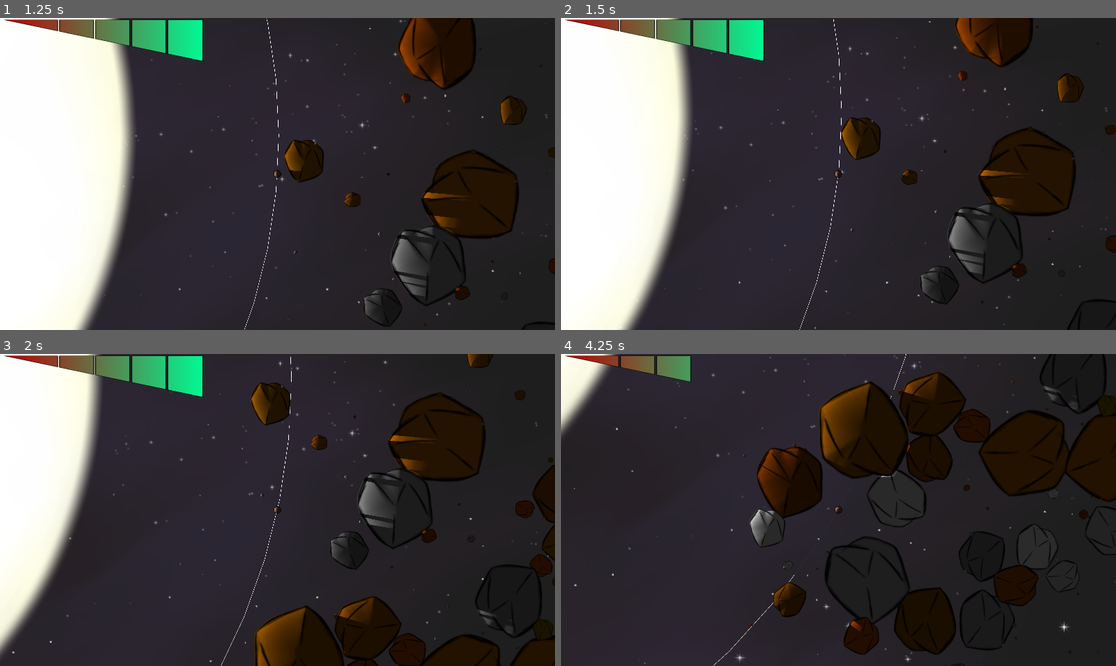
Above: before the commit, frames 1-4 (two rows, left to right).
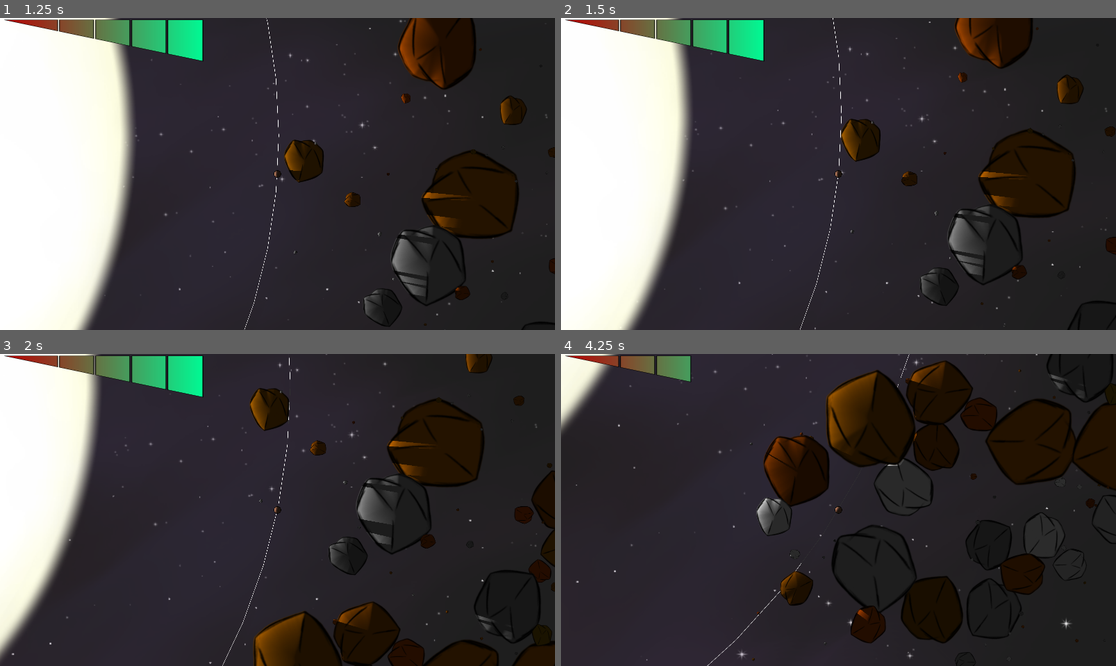
Above: after the commit, the same moments.

Repository: Aroweeri/gmtk2025
Game: Godot game, scene res://scenes/MainMenu.tscn
The game is run twice, just before and just after one commit, with the same random seed, the same clock (stepped at 60 frames per second) and the same inputs.
Inputs:
- Up to frame 1 (1.25 s): click "Start" at 0.5 s
- Up to frame 2 (1.5 s): hold Up (ui_up) from 1.28 s (still down); hold Space (boost) from 1.28 s (still down)
- Up to frame 3 (2 s): keep holding Up (ui_up); keep holding Space (boost); tap Shift (slow, bound only after the commit) at 1.55 s
- Up to frame 4 (4.25 s): release Up (ui_up) at 2.03 s; release Space (boost) at 2.03 s; hold Down (ui_down) 2.03-2.78 s; tap Shift (slow, bound only after the commit) at 2.1, 3.05, 3.6 s; tap Space (boost) at 2.3, 3.8 s; hold Space (boost) 2.78-3.53 s; hold Up (ui_up) from 2.78 s (still down)

Frame 1 is identical in both runs. In frame 2, 1.3% of the frame differs, in the area x 22-100%, y 0-100%; in frame 3, 5.6%; in frame 4, 12%, in the area x 0-100%, y 0-100%.

Commit message:
Shift to slow.

Diff:
--- a/project.godot
+++ b/project.godot
@@ -74,3 +74,8 @@
 "events": [Object(InputEventKey,"resource_local_to_scene":false,"resource_name":"","device":0,"window_id":0,"alt_presse …(189 unchanged characters)…
 ]
 }
+slow={
+"deadzone": 0.2,
+"events": [Object(InputEventKey,"resource_local_to_scene":false,"resource_name":"","device":-1,"window_id":0,"alt_pressed":false,"shift_pressed":false,"ctrl_pressed":false,"meta_pressed":false,"pressed":false,"keycode":0,"physical_keycode":4194325,"key_label":0,"unicode":0,"location":0,"echo":false,"script":null)
+]
+}
--- a/scenes/Main.tscn
+++ b/scenes/Main.tscn
@@ -8,7 +8,6 @@
 [ext_resource type="Texture2D" uid="uid://cdh7da8rvrw0d" path="res://assets/Planet_n.png" id="6_bjd11"]
 [ext_resource type="Texture2D" uid="uid://b8lhxbmwq6pew" path="res://assets/2d_lights_and_shadows_neutral_point_light.webp" id="6_nxtc6"]
 [ext_resource type="Texture2D" uid="uid://dwrufhrusf85g" path="res://assets/Space.png" id="7_q8u5g"]
-[ext_resource type="AudioStream" uid="uid://dbjebr5jp0l12" path="res://assets/oof.ogg" id="8_jlsqs"]
 [ext_resource type="Texture2D" uid="uid://m3y52r3dbt7q" path="res://assets/Health.png" id="8_wp0k4"]
 [ext_resource type="AudioStream" uid="uid://disjmopfasxnc" path="res://assets/Stream Loops 2024-03-20_02.ogg" id="10_lhr70"]
 [ext_resource type="AudioStream" uid="uid://qh0yjqrb8wr1" path="res://assets/impactGlass_medium_000.ogg" id="11_1nqs0"]
@@ -54,6 +53,7 @@
 [sub_resource type="AtlasTexture" id="AtlasTexture_cvmbd"]
 atlas = ExtResource("8_wp0k4")
 region = Rect2(811, 11, 179, 481)
+
 [sub_resource type="AudioStreamRandomizer" id="AudioStreamRandomizer_gsxep"]
 streams_count = 5
 stream_0/stream = ExtResource("11_1nqs0")
--- a/scripts/rotator.gd
+++ b/scripts/rotator.gd
@@ -15,12 +15,22 @@
 		#rotate_amount /= 2
 
 	#print("Distance: %0.2f Degrees/Sec: %0.2f" % [distance_to_player, rad_to_deg(rotate_amount)/delta])
+	var isBoostingOrSlowing = false;
 	if(Input.is_action_pressed("boost")):
-		if(additionalRotationSpeed < 0.002):
 			additionalRotationSpeed += 0.01 * delta
-	elif additionalRotationSpeed > 0:
-		additionalRotationSpeed -= 0.01 * delta
-		if(additionalRotationSpeed < 0):
-			additionalRotationSpeed = 0;
+			isBoostingOrSlowing = true
+	if(Input.is_action_pressed("slow")):
+			additionalRotationSpeed -= 0.01 * delta
+			isBoostingOrSlowing = true
+	if(additionalRotationSpeed > 0.002):
+		additionalRotationSpeed = 0.002
+	if(additionalRotationSpeed < -0.0008):
+		additionalRotationSpeed = -0.0008
+	additionalRotationSpeed *= 0.95
+
+	if(not isBoostingOrSlowing and abs(additionalRotationSpeed) < 0.0001):
+		additionalRotationSpeed = 0;
+
+	print(additionalRotationSpeed)
 
 	rotate(rotate_amount + additionalRotationSpeed);
Not shown: 1 places in scenes/Main.tscn that only renumber resources
